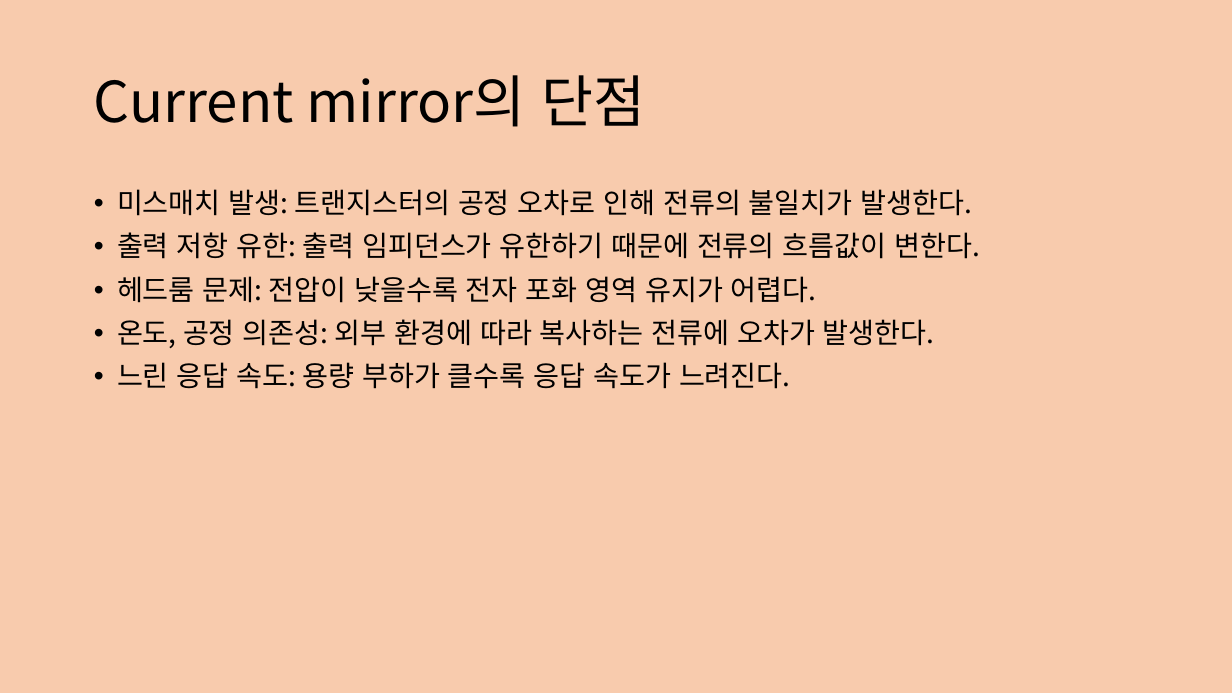
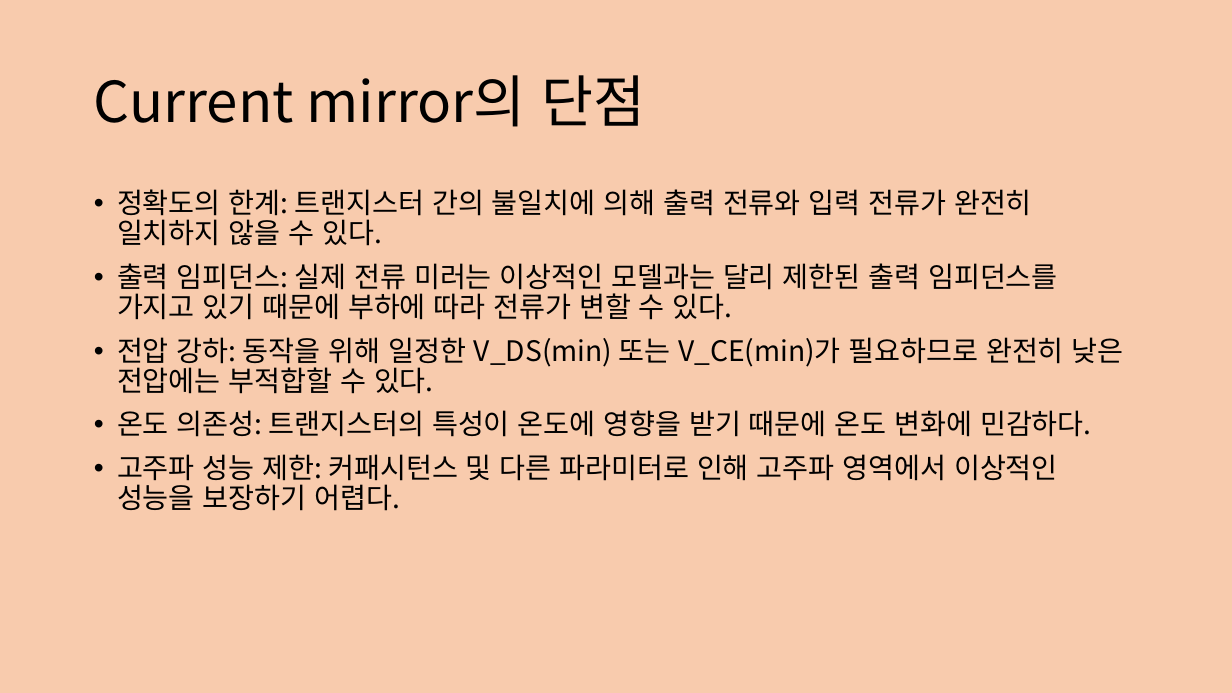
Before and after one commit to jwl1109/IOT, a slide deck: slide 3 of VLSI design 설계 실습/2025-04-10.pptx. Drawn at 1232x693 pixels with LibreOffice and Linux fonts; fonts in the diff are those of the drawing. Boxes give left, top, right and bottom in pixels: in the first picture for what was removed or moved away, otherwise in the second. Text is boxed around its words. In the diff, an @@ line names an element or a change of style, - is before the commit and + after.

```diff
--- a/VLSI design 설계 실습/2025-04-10.pptx
+++ b/VLSI design 설계 실습/2025-04-10.pptx
@@ text at [117,189,1124,511]: text changed @@
-• 미스매치 발생: 트랜지스터의 공정 오차로 인해 전류의 불일치가 발생한다.
-• 출력 저항 유한: 출력 임피던스가 유한하기 때문에 전류의 흐름값이 변한다.
-• 헤드룸 문제: 전압이 낮을수록 전자 포화 영역 유지가 어렵다.
-• 온도, 공정 의존성: 외부 환경에 따라 복사하는 전류에 오차가 발생한다.
-• 느린 응답 속도: 용량 부하가 클수록 응답 속도가 느려진다.
+• 정확도의 한계: 트랜지스터 간의 불일치에 의해 출력 전류와 입력 전류가 완전히 일치하지 않을 수 있다.
+• 출력 임피던스: 실제 전류 미러는 이상적인 모델과는 달리 제한된 출력 임피던스를 가지고 있기 때문에 부하에 따라 전류가 변할 수 있다.
+• 전압 강하: 동작을 위해 일정한 V_DS(min) 또는 V_CE(min)가 필요하므로 완전히 낮은 전압에는 부적합할 수 있다.
+• 온도 의존성: 트랜지스터의 특성이 온도에 영향을 받기 때문에 온도 변화에 민감하다.
+• 고주파 성능 제한: 커패시턴스 및 다른 파라미터로 인해 고주파 영역에서 이상적인 성능을 보장하기 어렵다.
```
Also in this commit, not shown: 4 other files.
